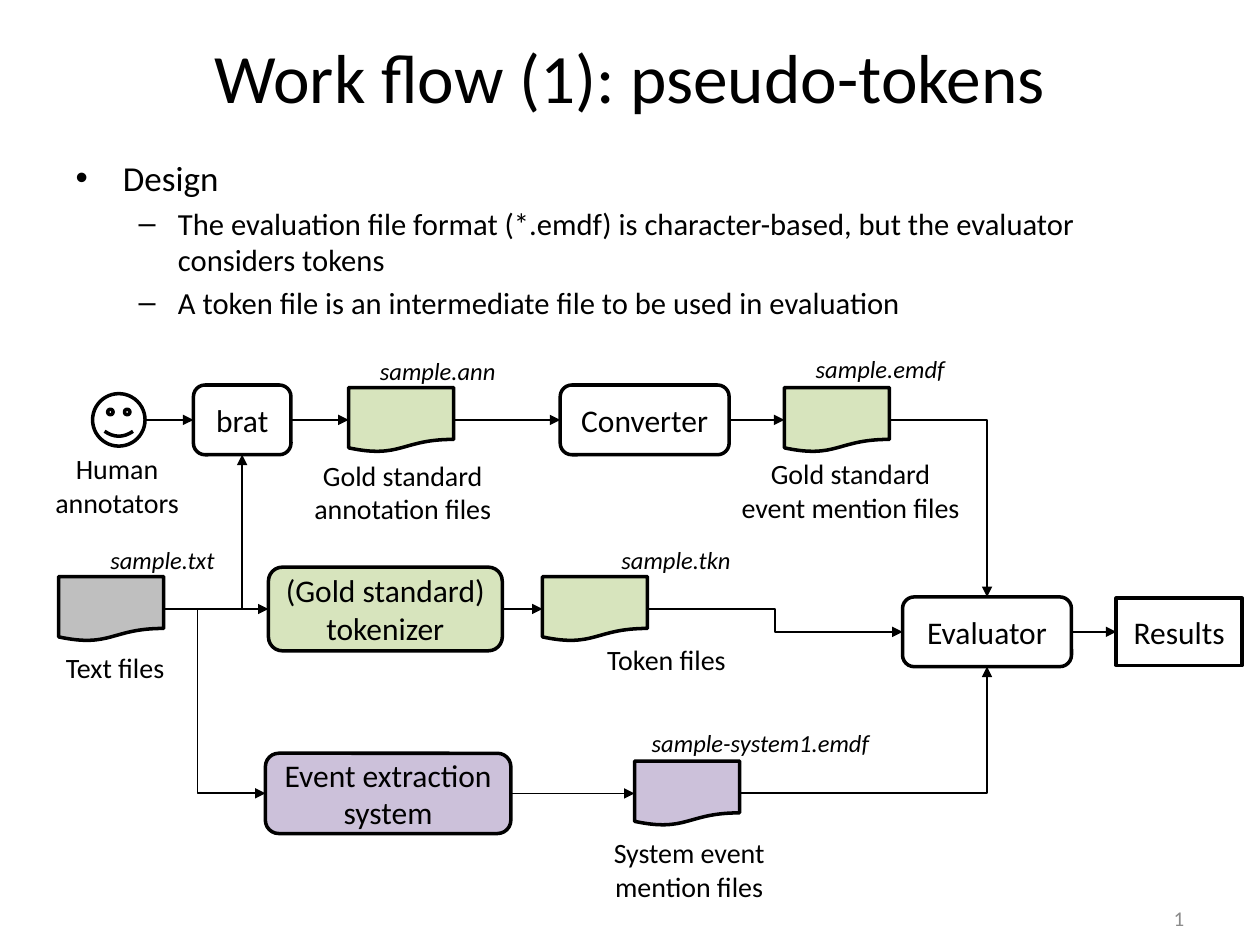
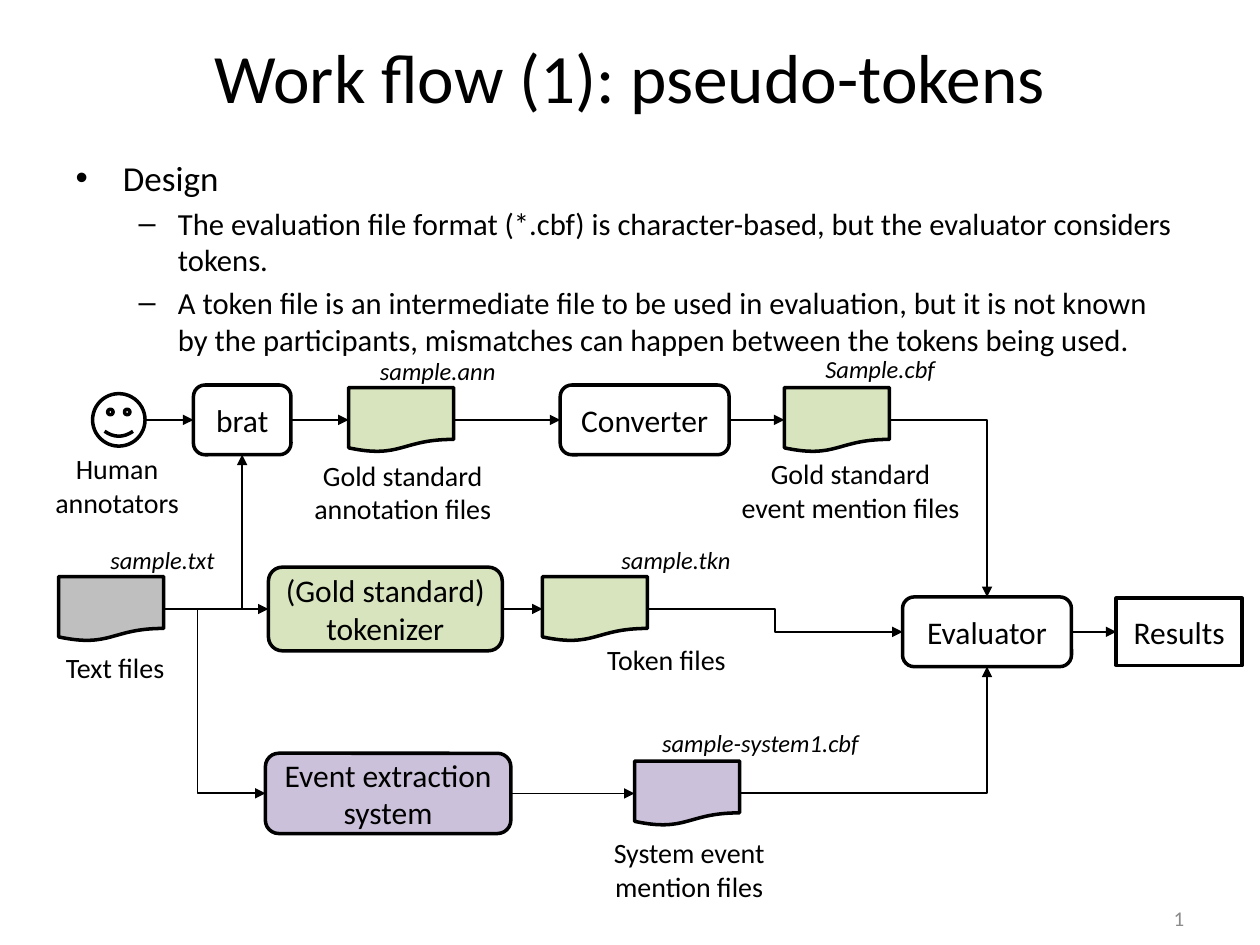
Before and after one commit to hunterhector/EvmEval, a slide deck: slide 1 of doc/evm-eval-work-flow.pptx. Drawn at 1260x945 pixels with LibreOffice and Linux fonts; fonts in the diff are those of the drawing. Boxes give left, top, right and bottom in pixels: in the first picture for what was removed or moved away, otherwise in the second. Text is boxed around its words. In the diff, an @@ line names an element or a change of style, - is before the commit and + after.

Commit message:
Modify wording in ppt

```diff
--- a/doc/evm-eval-work-flow.pptx
+++ b/doc/evm-eval-work-flow.pptx
@@ text at <box>178,213,1171,357</box>: text changed @@
-  – The evaluation file format (*.emdf) is character-based, but the evaluator considers tokens
-  – A token file is an intermediate file to be used in evaluation
+  – The evaluation file format (*.cbf) is character-based, but the evaluator considers tokens.
+  – A token file is an intermediate file to be used in evaluation, but it is not known by the participants, mismatches can happen between the tokens being used.
@@ text at <box>825,361,935,382</box>: text changed @@
-sample.emdf
+Sample.cbf
@@ text at <box>662,735,858,756</box>: text changed @@
-sample-system1.emdf
+sample-system1.cbf
```
Also in this commit, not shown: 1 other slide changed, 1 slide added, 1 other file.
